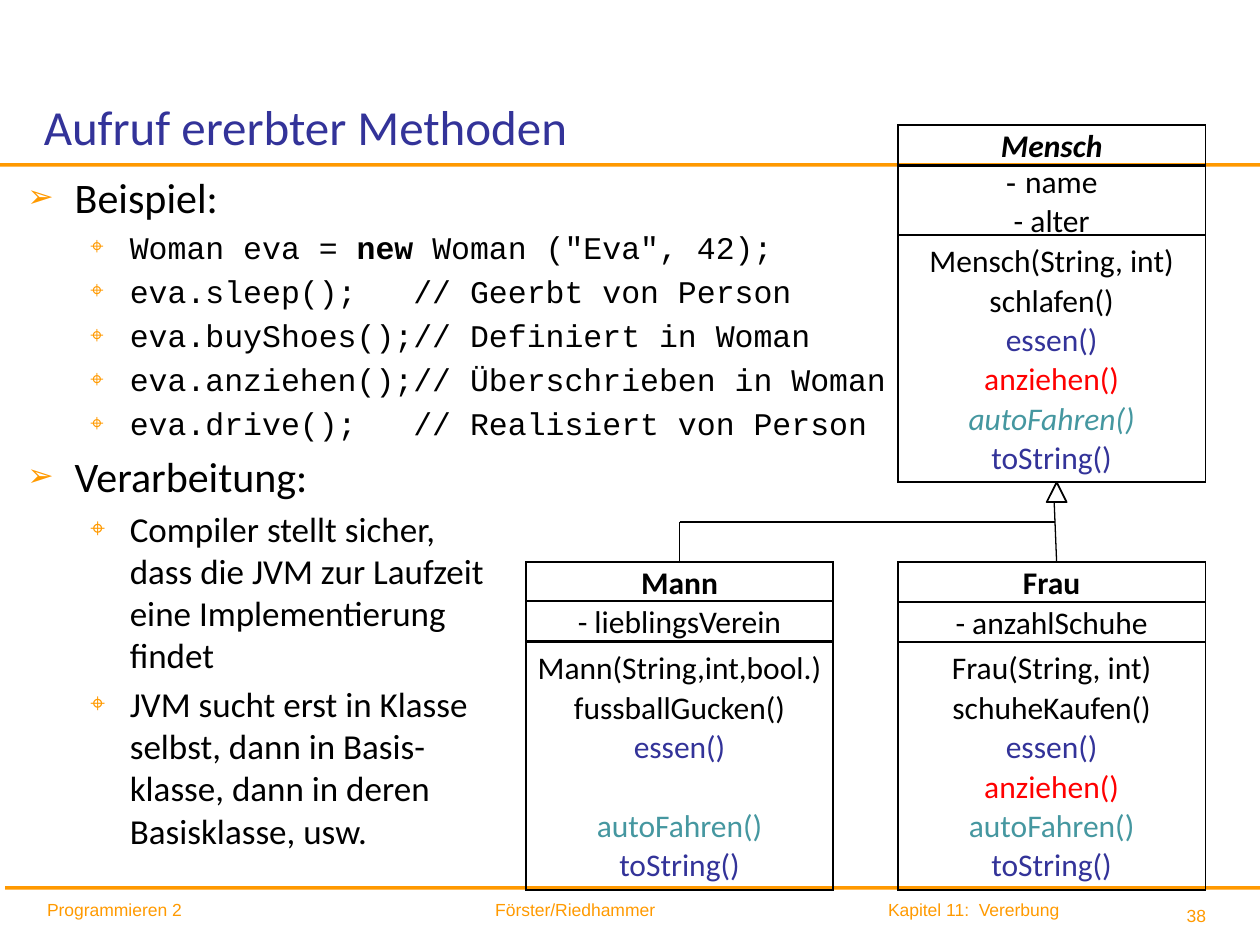
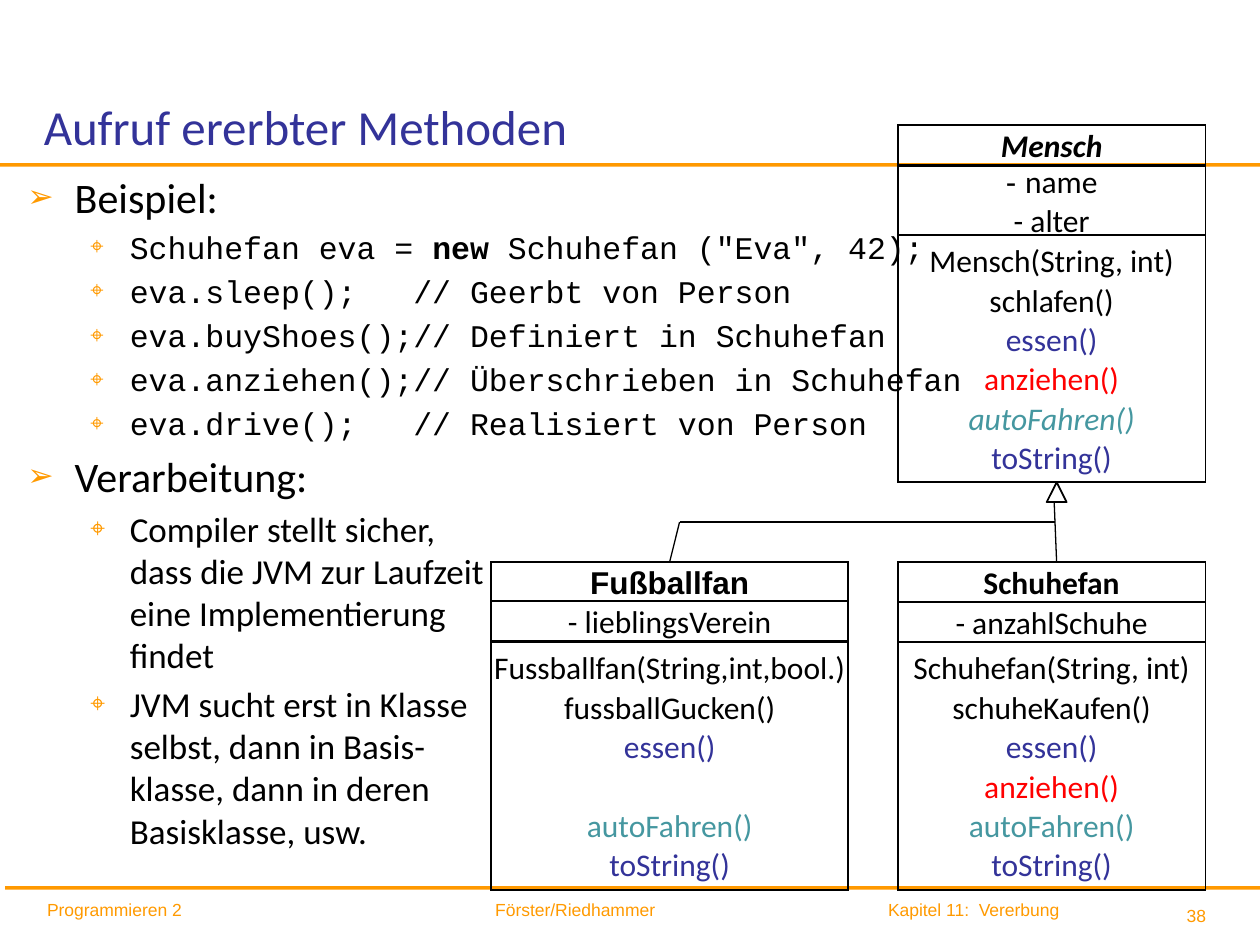
Before and after one commit to ingexue/hsro-wif-oop.github.io, a slide deck: slide 38 of 11-vererbung/vererbung.pptx. Drawn at 1260x945 pixels with LibreOffice and Linux fonts; fonts in the diff are those of the drawing; background and template pictures are left out. Boxes give left, top, right and bottom in pixels: in the first picture for what was removed or moved away, otherwise in the second. Text is boxed around its words. In the diff, an @@ line names an element or a change of style, - is before the commit and + after.

```diff
--- a/11-vererbung/vererbung.pptx
+++ b/11-vererbung/vererbung.pptx
@@ text at (x1=130, y1=236, x2=924, y2=268): text changed @@
-  ⌖ Woman eva = new Woman ("Eva", 42);
+  ⌖ Schuhefan eva = new Schuhefan ("Eva", 42);
@@ text at (x1=130, y1=324, x2=961, y2=400): text changed @@
-  ⌖ eva.buyShoes();// Definiert in Woman
-  ⌖ eva.anziehen();// Überschrieben in Woman
+  ⌖ eva.buyShoes();// Definiert in Schuhefan
+  ⌖ eva.anziehen();// Überschrieben in Schuhefan
@@ line moved from (679, 562) - (679, 522) to (669, 562) - (679, 522) @@
@@ rectangle "Fußballfan" resized from (x1=525, y1=562, x2=833, y2=601) to (x1=491, y1=562, x2=848, y2=601) @@
@@ text in rectangle at (x1=590, y1=571, x2=749, y2=595): text changed; font Calibri to Arial @@
-Mann
+Fußballfan
@@ text in rectangle at (x1=983, y1=572, x2=1119, y2=602): text changed @@
-Frau
+Schuhefan
@@ rectangle "- lieblingsVerein" resized from (x1=525, y1=601, x2=833, y2=640) to (x1=491, y1=601, x2=848, y2=640) @@
@@ rectangle "Fussballfan(String,int,bool.)" resized from (x1=525, y1=641, x2=833, y2=890) to (x1=491, y1=641, x2=848, y2=890) @@
@@ text in rectangle at (x1=494, y1=656, x2=845, y2=685): text changed @@
-Mann(String,int,bool.)
+Fussballfan(String,int,bool.)
@@ text in rectangle at (x1=913, y1=656, x2=1190, y2=685): text changed @@
-Frau(String, int)
+Schuhefan(String, int)
```
Also in this commit, not shown: 29 other slides changed, 2 other files.
